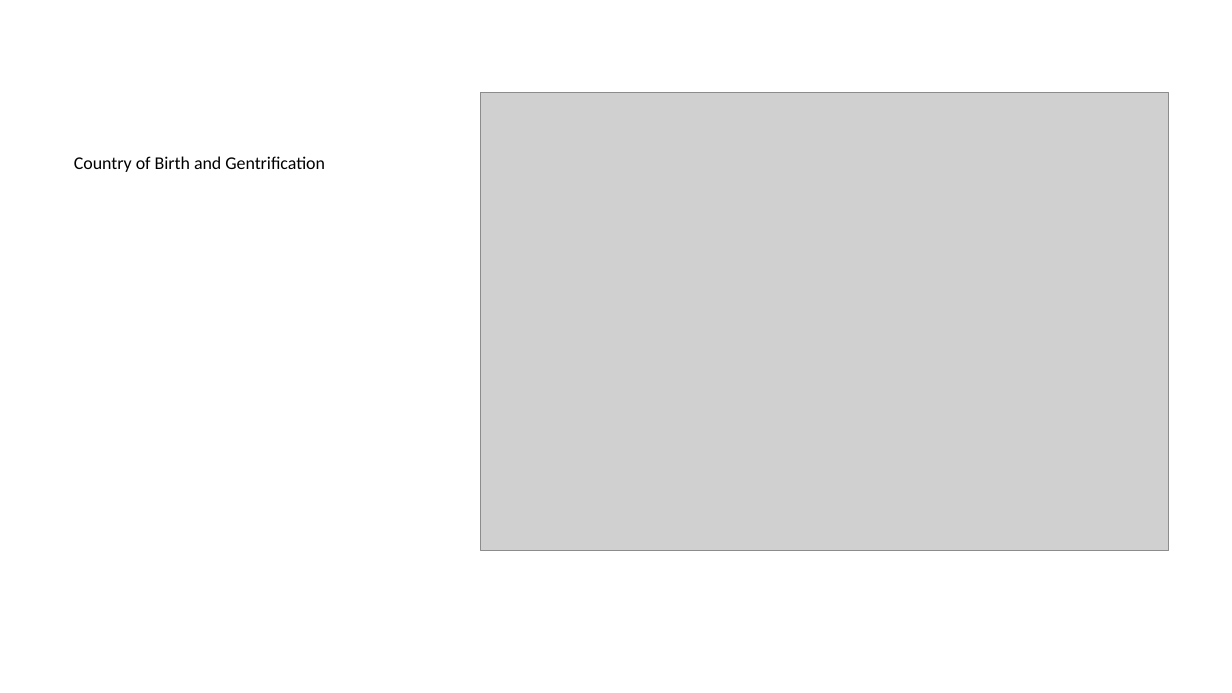
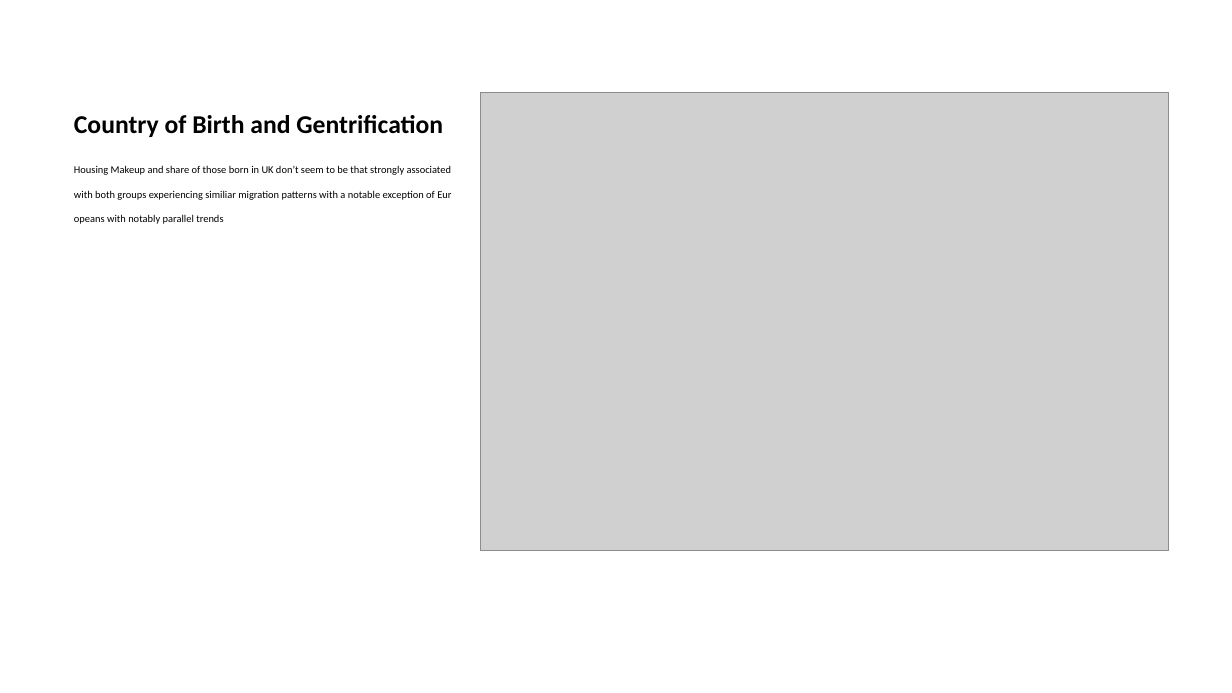
Before and after one commit to Sviatkd/DatafestivalWork, a slide deck: slide 6 of presentation.pptx (slide 4 before the commit). Drawn at 1232x693 pixels with LibreOffice and Linux fonts; fonts in the diff are those of the drawing; grey boxes stand for pictures. Boxes give left, top, right and bottom in pixels: in the first picture for what was removed or moved away, otherwise in the second. Text is boxed around its words. In the diff, an @@ line names an element or a change of style, - is before the commit and + after.

```diff
--- a/presentation.pptx
+++ b/presentation.pptx
@@ title "Country of Birth and Gentrification" moved from (x1=74, y1=156, x2=325, y2=172) to (x1=74, y1=115, x2=443, y2=137) @@
@@ title "Country of Birth and Gentrification" at (x1=74, y1=115, x2=443, y2=137): size 10.5 to 15 pt, bold on; less space between paragraphs; vertical alignment top to bottom @@
@@ text added at (x1=74, y1=165, x2=451, y2=224), 10.5 pt, text #000000 @@
+Housing Makeup and share of those born in UK don’t seem to be that strongly associated with both groups experiencing similiar migration patterns with a notable exception of Europeans with notably parallel trends
```
Also in this commit, not shown: 3 other slides changed, 5 slides added, 3 slides removed, 1 other file.
